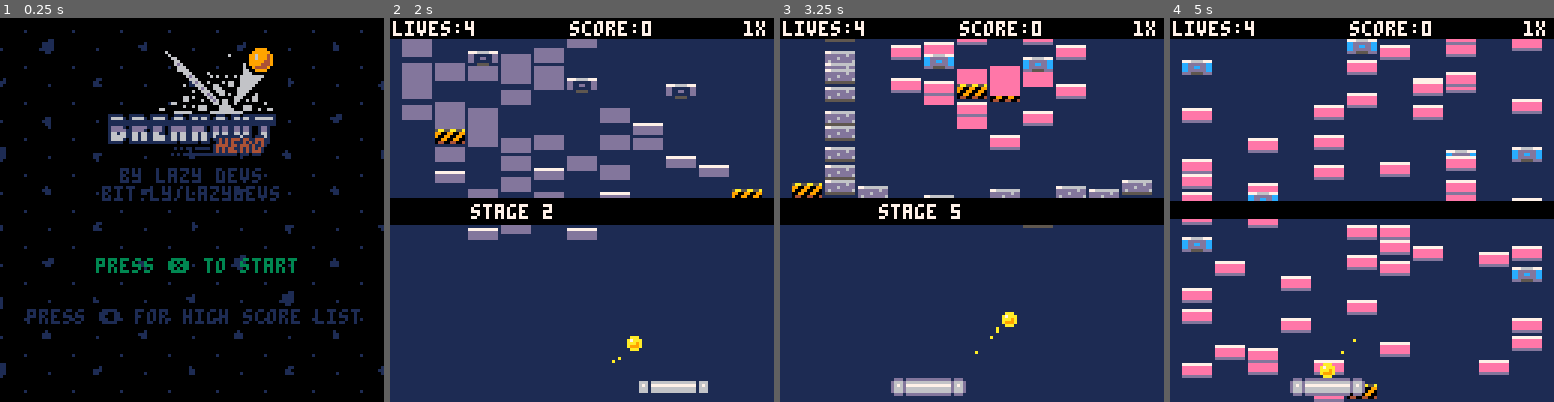
Above: before the commit, frames 1-4 (left to right).
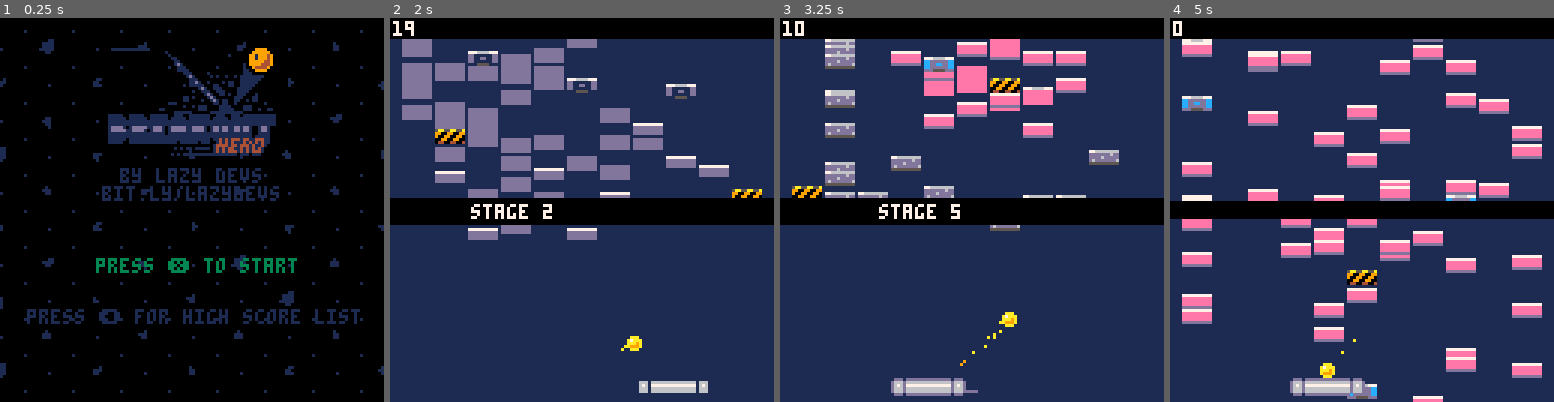
Above: after the commit, the same moments.

Repository: steka/lazydevs-pico8-breakout-hero
Game: PICO-8 cartridge hero1.p8
Two runs of this game, one before a commit and one after it. Both use one fixed random seed, a clock stepped at 60 frames per second and the inputs below.
Inputs:
- Up to frame 1 (0.25 s): no input
- Up to frame 2 (2 s): tap X (X key) at 0.33, 1.07, 1.85 s; tap O (Z key) at 0.7, 1.7 s; hold Right from 1.6 s (still down)
- Up to frame 3 (3.25 s): release Right at 2.1 s; tap O (Z key) at 2.1, 2.5, 2.9 s; hold Up 2.15-2.42 s; hold Right 2.47-3.03 s; tap X (X key) at 2.97 s; hold Left from 3.08 s (still down)
- Up to frame 4 (5 s): tap O (Z key) every 0.4 s from 3.3 to 4.9 s; release Left at 3.58 s; hold Down 3.63-3.97 s; hold Right 4.02-4.68 s; tap X (X key) at 4.08 s; hold Up from 4.73 s (still down)

The runs differ from the first frame. In frame 1, 1.8% of the frame differs, in the area x 28-72%, y 7-33%; in frame 2, 0.8%; in frame 3, 13%; in frame 4, 26%, in the area x 1-98%, y 0-100%.

Commit message:
Breakout #62 - Speedlines
https://www.youtube.com/watch?v=P8wK0_sLWfw

Diff:
--- a/hero1.p8
+++ b/hero1.p8
@@ -7,8 +7,6 @@
 -- testing
 
 -- 1 visual stuff
-   -- sticky aura
-   -- pad speedlines
    -- ball twist
    -- celebratory sick
    -- dev logo
@@ -76,6 +74,8 @@
 
  lasthitx=0
  lasthity=0
+
+ spdwind=0 -- speedline windup
 
  --highscrore
  hs={}
@@ -144,7 +144,7 @@
  pad_dx=0
  pad_wo=24--original pad width
  pad_w=24 --current pad with
- pad_h=3
+ pad_h=6
  pad_c=7
 
  brick_w=9
@@ -840,6 +840,16 @@
  end
 end
 
+-- spawn a speedline particle
+function spawnspeedline(_x,_y)
+ if rnd()<0.2 then
+  local _ox = rnd() * 2.5
+  local _oy = rnd() * pad_h
+
+  addpart(_x+_ox,_y+_oy,pad_dx/4,0,6,10+rnd(15),{13},2+rnd(4))
+ end
+end
+
 -- spawn a megatrail particle
 function spawnmtrail(_x,_y)
  if rnd() then
@@ -894,6 +904,7 @@
 -- type 3 - rotating sprite
 -- type 4 - blue rotating sprite
 -- type 5 - gravity smoke
+-- type 6 - speedline
 
 -- big particle updater
 function updateparts()
@@ -942,13 +953,13 @@
    end
 
    --shrink
-   if _p.tpe == 2 or _p.tpe == 5 then
+   if _p.tpe == 2 or _p.tpe == 5 or _p.tpe == 6 then
     local _ci=1-(_p.age/_p.mage)
     _p.s=_ci*_p.os
    end
 
    --friction
-   if _p.tpe == 2 then
+   if _p.tpe == 2 or _p.tpe == 6 then
     _p.dx=_p.dx/1.2
     _p.dy=_p.dy/1.2
    end
@@ -989,7 +1000,8 @@
     pal(7,1)
    end
    spr(_p.col,_p.x,_p.y,1,1,_fx,_fy)
-   pal()
+  elseif _p.tpe == 6 then
+   line(_p.x-_p.s/2.,_p.y,_p.x+_p.s/2,_p.y,_p.col)
   end
  end
 end
@@ -1448,9 +1460,27 @@
 
  if not(buttpress) then
   pad_dx=pad_dx/1.3
- end
+  spdwind=0
+ else
+  spdwind+=1
+ end
+
  pad_x+=pad_dx
+ local oldx = pad_x
  pad_x=mid(pad_w/2,pad_x,127-(pad_w/2))
+ if pad_x!=oldx then
+  spdwind=0
+ end
+
+ debug=spdwind
+
+ if spdwind>5 then
+  if pad_dx < 0 then
+   spawnspeedline(pad_x+(pad_w/2),pad_y)
+  else
+   spawnspeedline(pad_x-((pad_w/2)+2.5),pad_y)
+  end
+ end
 
  -- big ball loop
  for bi=#ball,1,-1 do
@@ -1729,11 +1759,20 @@
  --pad
  local _px=pad_x-(pad_w/2)
  palt(1,true)
- sspr(0,16,5,6,_px,pad_y)
- sspr(8,16,5,6,_px+pad_w-4,pad_y)
- for i=5,pad_w-5 do
-  sspr(5,16,1,6,_px+i,pad_y)
- end
+ if not(sticky) then
+  sspr(0,16,5,6,_px,pad_y)
+  sspr(8,16,5,6,_px+pad_w-4,pad_y)
+  for i=5,pad_w-5 do
+   sspr(5,16,1,6,_px+i,pad_y)
+  end
+ else
+  sspr(0,24,6,8,_px-1,pad_y-1)
+  sspr(9,24,6,8,_px+pad_w-4,pad_y-1)
+  for i=5,pad_w-5 do
+   sspr(6,24,1,8,_px+i,pad_y-1)
+  end
+ end
+
  palt()
 
  --ui
@@ -1796,7 +1835,7 @@
 --resets the high score list
 function reseths()
  --create default values
- hs={100,1,1,1,1}
+ hs={25,20,15,10,5}
  hs1={1,1,8,1,1}
  hs2={1,6,1,1,14}
  hs3={10,1,1,12,1}
@@ -2132,7 +2171,7 @@
  local _l=flr(pad_x-(pad_w/2))
  local _r=_l+pad_w
  local _t=pad_y
- local _b=pad_y+pad_w
+ local _b=pad_y+pad_h
  return {left=_l,right=_r,top=_t,bottom=_b}
 end
 
@@ -2332,15 +2371,15 @@
 1ddd1ddd1ddd111111aaa11118000811000000000000000000000000000000000000000000000000000000000000000000000000000000000000000000000000
 11111111111111111111111111888111000000000000000000000000000000000000000000000000000000000000000000000000000000000000000000000000
 11111111111111111111111111111111000000000000000000000000000000000000000000000000000000000000000000000000000000000000000000000000
-00000000000000000000000000000000000000000000000000000000000000000000000000000000000000000000000000000000000000000000000000000000
-00000000000000000000000000000000000000000000000000000000000000000000000000000000000000000000000000000000000000000000000000000000
-00000000000000000000000000000000000000000000000000000000000000000000000000000000000000000000000000000000000000000000000000000000
-00000000000000000000000000000000000000000000000000000000000000000000000000000000000000000000000000000000000000000000000000000000
-00000000000000000000000000000000000000000000000000000000000000000000000000000000000000000000000000000000000000000000000000000000
-00000000000000000000000000000000000000000000000000000000000000000000000000000000000000000000000000000000000000000000000000000000
-00000000000000000000000000000000000000000000000000000000000000000000000000000000000000000000000000000000000000000000000000000000
-00000000000000000000000000000000000000000000000000000000000000000000000000000000000000000000000000000000000000000000000000000000
-eeeeeeeeeeeeeeeeeeeeeeeeeeeeeeeeeeeeeeeeeeeeeeeeeaaaaeee000000000000000000000000000000000000000000000000000000000000000000000000
+11bbb1bbb1bbb1110000000000000000000000000000000000000000000000000000000000000000000000000000000000000000000000000000000000000000
+1bdddbdddbdddb110000000000000000000000000000000000000000000000000000000000000000000000000000000000000000000000000000000000000000
+bd666d666d666db10000000000000000000000000000000000000000000000000000000000000000000000000000000000000000000000000000000000000000
+bd676d777d676db10000000000000000000000000000000000000000000000000000000000000000000000000000000000000000000000000000000000000000
+bd666d666d666db10000000000000000000000000000000000000000000000000000000000000000000000000000000000000000000000000000000000000000
+bd666d666d666db10000000000000000000000000000000000000000000000000000000000000000000000000000000000000000000000000000000000000000
+1bdddbdddbdddb110000000000000000000000000000000000000000000000000000000000000000000000000000000000000000000000000000000000000000
+11bbb1bbb1bbb1110000000000000000000000000000000000000000000000000000000000000000000000000000000000000000000000000000000000000000
+e1111111111111eeeeeeeeeeeeeeeeeeeeeeeeeeeeeeeeeeeaaaaeee000000000000000000000000000000000000000000000000000000000000000000000000
 eeeeeeeeeeeeeeeeeee7eeeeeeeeeeeeeeeeeeeeeeeeeeeeaaaaaaee000000000000000000000000000000000000000000000000000000000000000000000000
 eeeeeeeeeeeeeeeeeeee7eeeeeeeeeeeeeeeeeee7eeeeeeaa7aaa9ae000000000000000000000000000000000000000000000000000000000000000000000000
 eeeeeeeeeeeeeeeeeeeee77eeeeeeeeeeeeeeeeeeeeeeeeaa7aaa9ae000000000000000000000000000000000000000000000000000000000000000000000000
